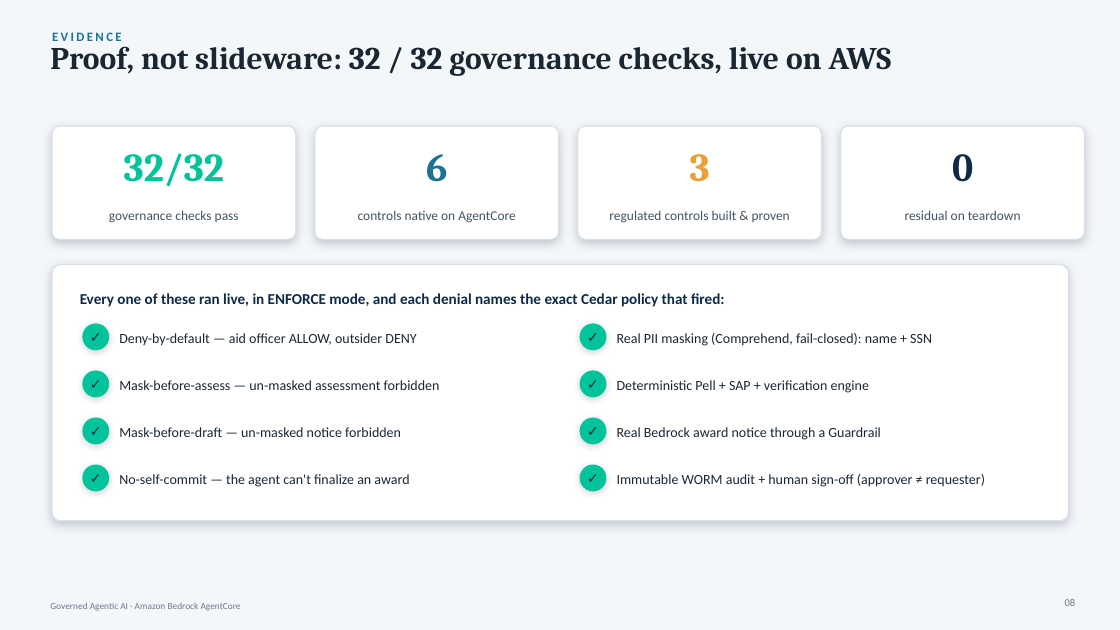
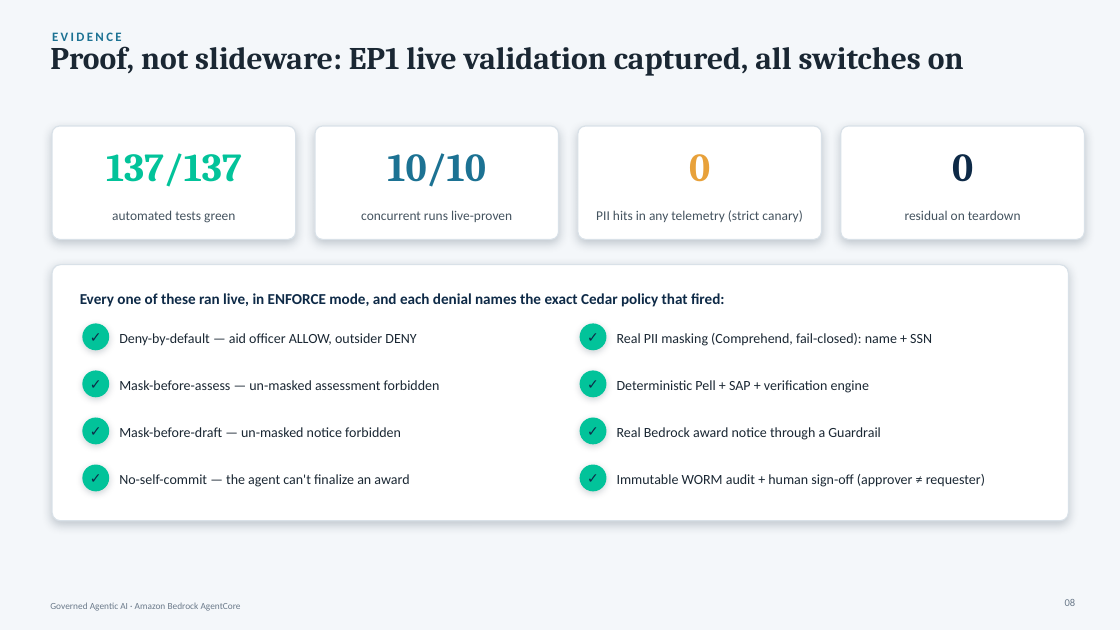
Before and after one commit to virtualryder/EDU_financial_aid_agent, a slide deck: slide 8 of docs/Financial-Aid-AgentCore-Leadership.pptx. Drawn at 1120x630 pixels with LibreOffice and Linux fonts; fonts in the diff are those of the drawing. Boxes give left, top, right and bottom in pixels: in the first picture for what was removed or moved away, otherwise in the second. Text is boxed around its words. In the diff, an @@ line names an element or a change of style, - is before the commit and + after.

```diff
--- a/docs/Financial-Aid-AgentCore-Leadership.pptx
+++ b/docs/Financial-Aid-AgentCore-Leadership.pptx
@@ text at (x1=50, y1=40, x2=964, y2=76): text changed @@
-Proof, not slideware: 32 / 32 governance checks, live on AWS
+Proof, not slideware: EP1 live validation captured, all switches on
@@ text at (x1=106, y1=153, x2=242, y2=187): text changed @@
-32/32
+137/137
@@ text at (x1=387, y1=153, x2=485, y2=187): text changed @@
-6
+10/10
@@ text at (x1=689, y1=154, x2=710, y2=182): text changed @@
-3
+0
@@ text at (x1=112, y1=210, x2=235, y2=223): text changed @@
-governance checks pass
+automated tests green
@@ text at (x1=361, y1=210, x2=512, y2=222): text changed @@
-controls native on AgentCore
+concurrent runs live-proven
@@ text at (x1=596, y1=210, x2=802, y2=222): text changed @@
-regulated controls built & proven
+PII hits in any telemetry (strict canary)
```
Also in this commit, not shown: 2 other slides changed, 8 other files.
